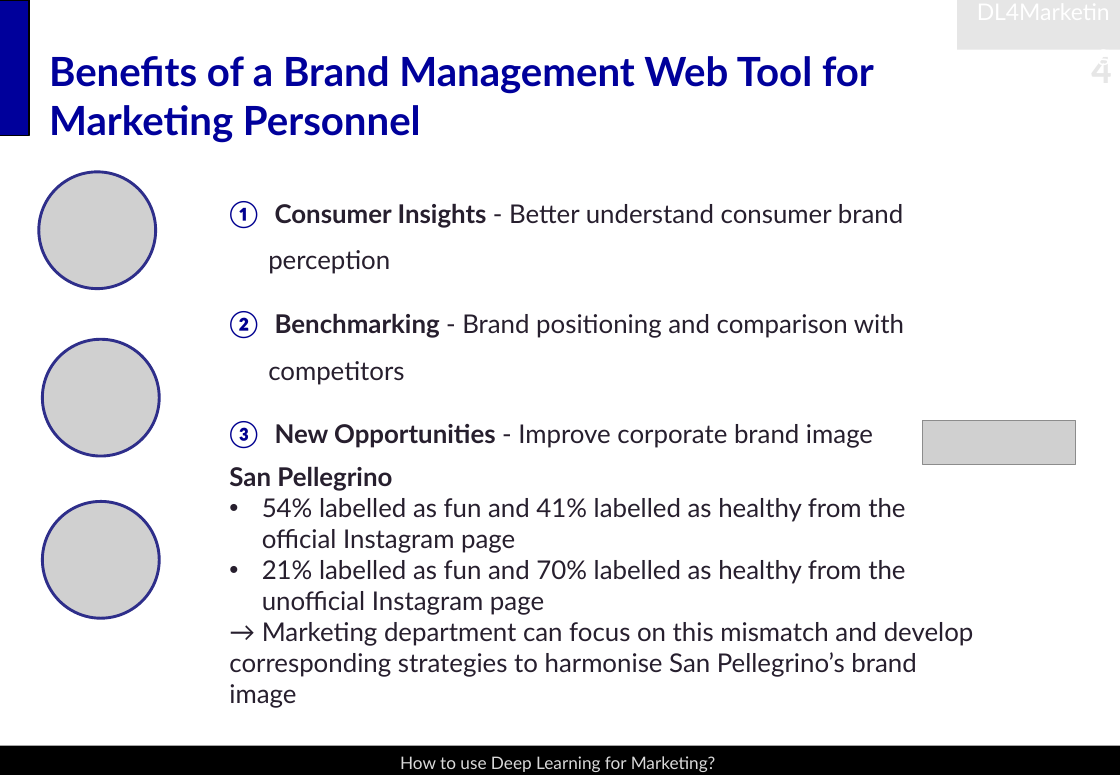
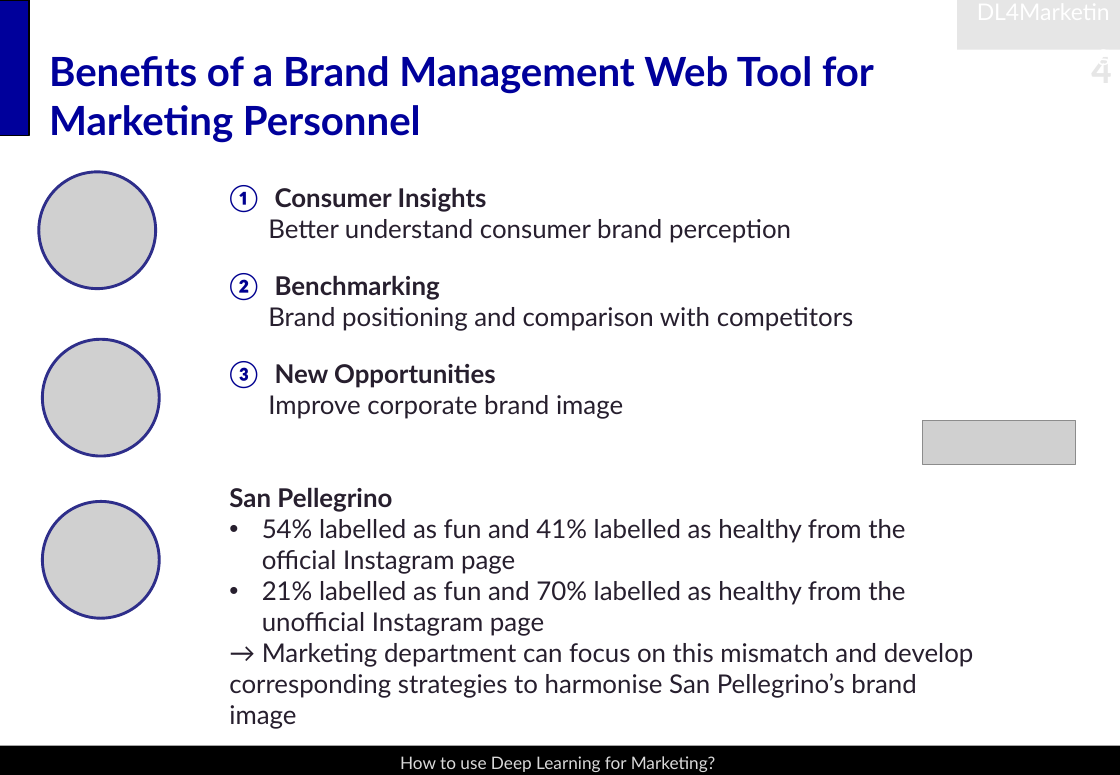
Before and after one commit to snoweZz/DLfM_BrandManagement, a slide deck: slide 4 of about_me/BrandManagement.pptx. Drawn at 1120x775 pixels with LibreOffice and Linux fonts; fonts in the diff are those of the drawing; grey boxes stand for pictures. Boxes give left, top, right and bottom in pixels: in the first picture for what was removed or moved away, otherwise in the second. Text is boxed around its words. In the diff, an @@ line names an element or a change of style, - is before the commit and + after.

Commit message:
Layout Update

```diff
--- a/about_me/BrandManagement.pptx
+++ b/about_me/BrandManagement.pptx
@@ text at (268,187,853,419): text changed @@
-1. Consumer Insights - Better understand consumer brand perception
-2. Benchmarking - Brand positioning and comparison with competitors
-3. New Opportunities - Improve corporate brand image
+1. Consumer Insights Better understand consumer brand perception
+2. Benchmarking Brand positioning and comparison with competitors
+3. New Opportunities Improve corporate brand image
@@ text "San Pellegrino": place and size @@
-text "San Pellegrino" at (229,466,974,708)
+text "San Pellegrino" at (229,487,974,729)
```
Also in this commit, not shown: 5 other slides changed.
